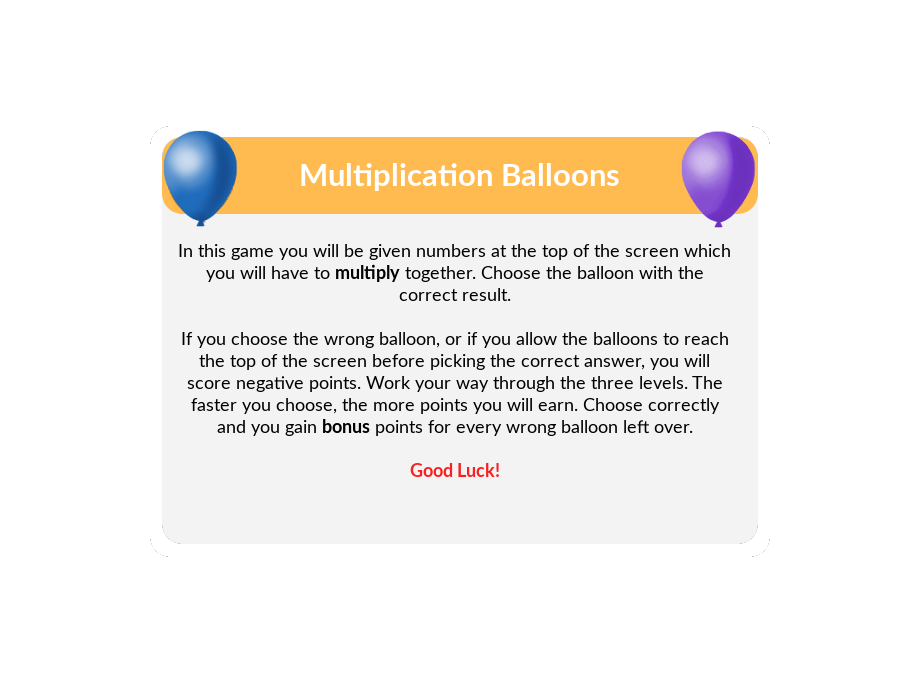
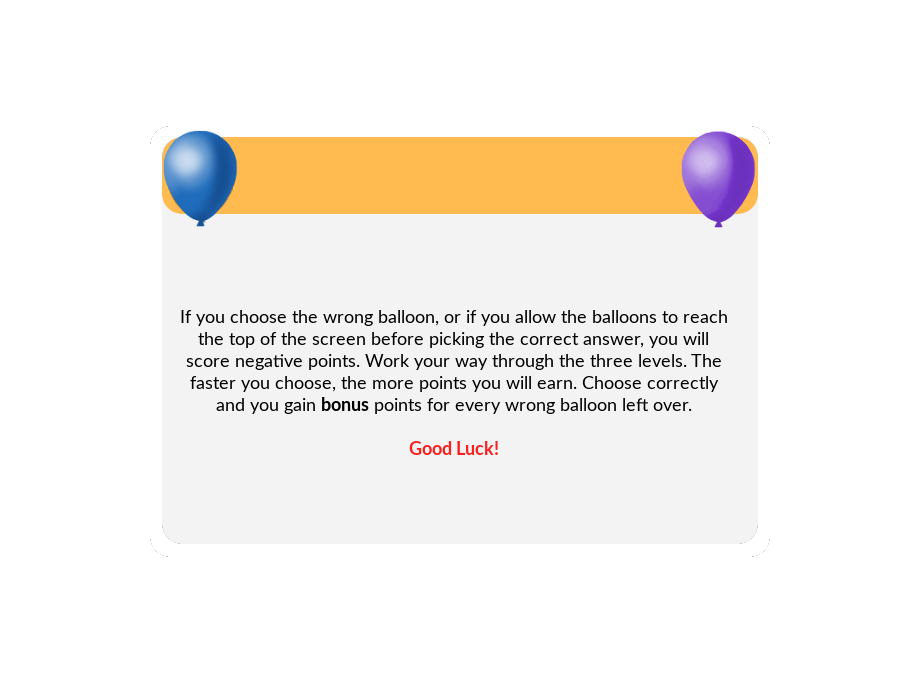
Before/after of a w=900, h=700 layered artwork. What changed in the layer stack:
removed layer "Multiplication Balloons" over [301, 163, 619, 191]
renamed "In this game you will be given..." to "...", painted on it over [179, 244, 730, 477]
